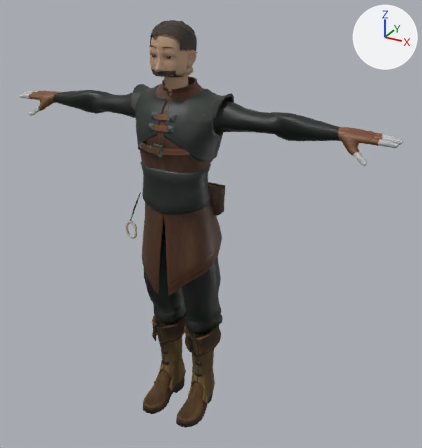
The glTF model outputs/AshenOathTheRoadBetweenCrowns/assets_external/design_pack_v1/humans/P01_Kael.glb as it was, and as the next commit left it.
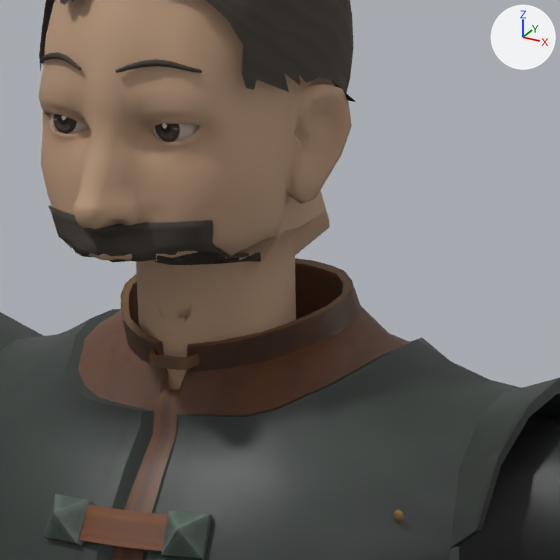
Each version is shown whole from a camera (50 mm lens) standing at (1.267, -1.992, 2.007) and looking at (0.113, 0.108, 0.957), then close up on the part from 34% to 54% of the width and 8% to 27% of the height. Lighting does not change. The marker at upper right points along +X, +Y and +Z. The last two pictures show the newer version. Vertices at exactly the same position are counted once.

Objects in the first close-up: 'P01_MotionFittedAssembly'.
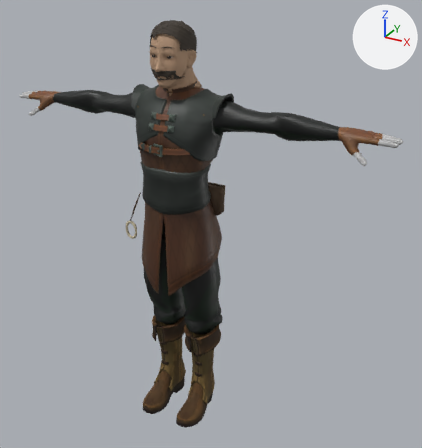
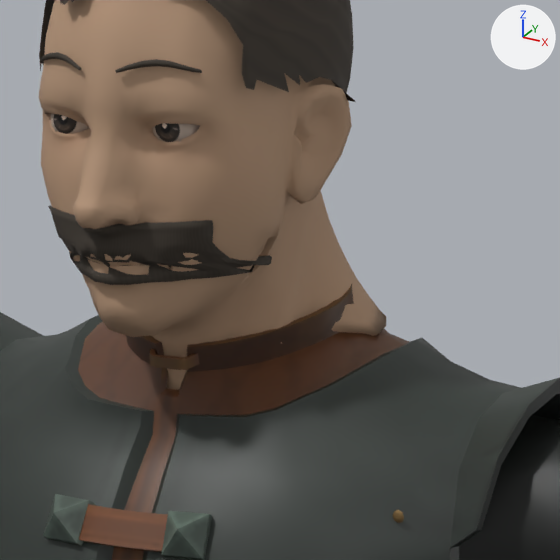
What differs and where, as boxes [x1, y1, x2, y2] in the close-ups (560 x 560 px; the box of a moved part takes in the faces that stretch with it):
part 1 of me_kael_combined_003, moved or reshaped: before [67, 212, 329, 333]; after [66, 212, 386, 343]

Patch to the scene script:
```diff
--- a/outputs/AshenOathTheRoadBetweenCrowns/assets_external/design_pack_v1/humans/P01_Kael.glb.py
+++ b/outputs/AshenOathTheRoadBetweenCrowns/assets_external/design_pack_v1/humans/P01_Kael.glb.py
@@ me_kael_combined_003 @@
 me_kael_combined_003.from_pydata(...)  # 10302 vertices, 19709 faces; spans x -0.9..0.9, y -0.17..0.21, z 0.0..1.82
 # used by ob_p01_motionfittedassembly; location = (0.0, 0.0, 0.0)
+# me_kael_combined_003 part 1: 435 of 10302 vertices moved; they spanned x -0.05..0.05, y -0.09..0.07, z 1.57..1.63 and now span x -0.09..0.09, y -0.1..0.11, z 1.57..1.63; mean shift (0.0, -0.03, 0.0); largest move (0.0, -0.02, 1.62) -> (0.0, -0.09, 1.62)
 me_kael_combined_003.materials.append(mat_kael_p01_privateanatomyatlas)
```
